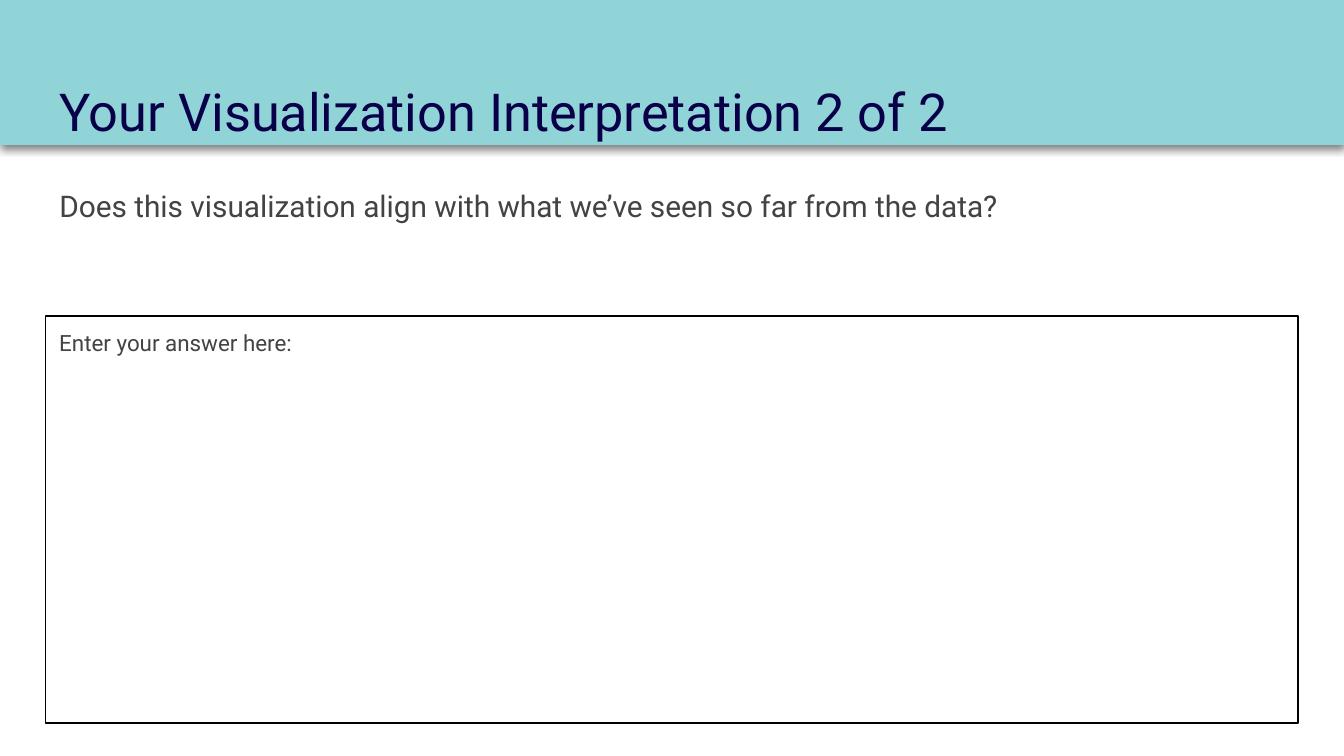
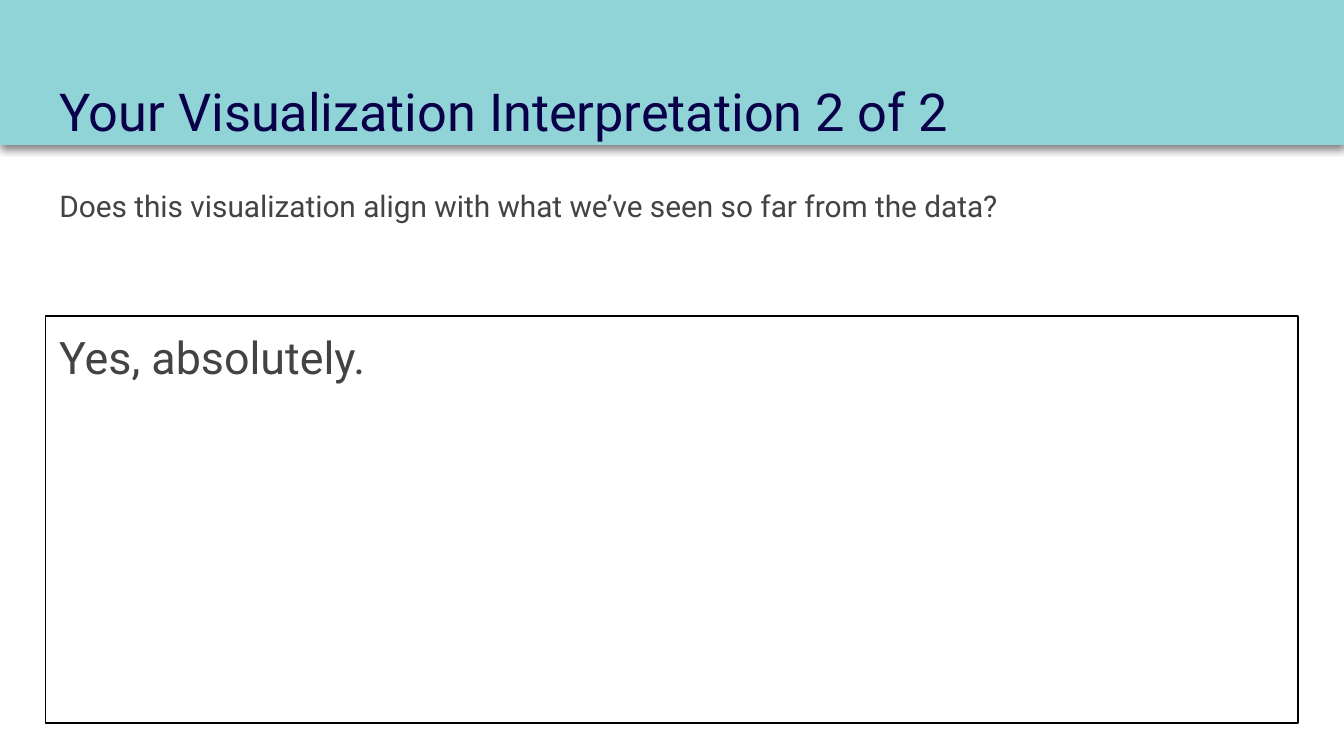
Before and after one commit to dennislamcv1/MetaMarketingAnalytics, a slide deck: slide 13 of Introduction to Data Analytics/Course 2 Capstone Deck.pptx. Drawn at 1344x756 pixels with LibreOffice and Linux fonts; fonts in the diff are those of the drawing. Boxes give left, top, right and bottom in pixels: in the first picture for what was removed or moved away, otherwise in the second. Text is boxed around its words. In the diff, an @@ line names an element or a change of style, - is before the commit and + after.

```diff
--- a/Introduction to Data Analytics/Course 2 Capstone Deck.pptx
+++ b/Introduction to Data Analytics/Course 2 Capstone Deck.pptx
@@ text in rectangle at bbox=[59, 340, 365, 384]: text changed; size 12 to 24 pt @@
-Enter your answer here:
+Yes, absolutely.
```
Also in this commit, not shown: 10 other slides changed, 2 slides added, 2 slides removed, 7 other files.
